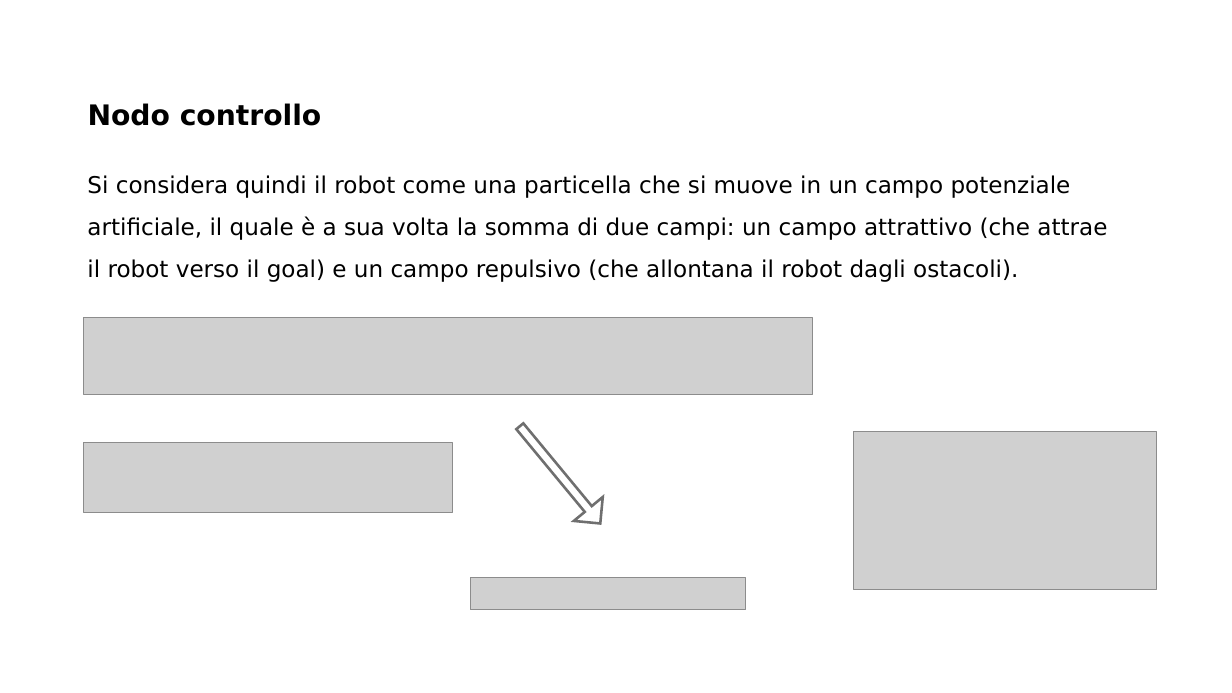
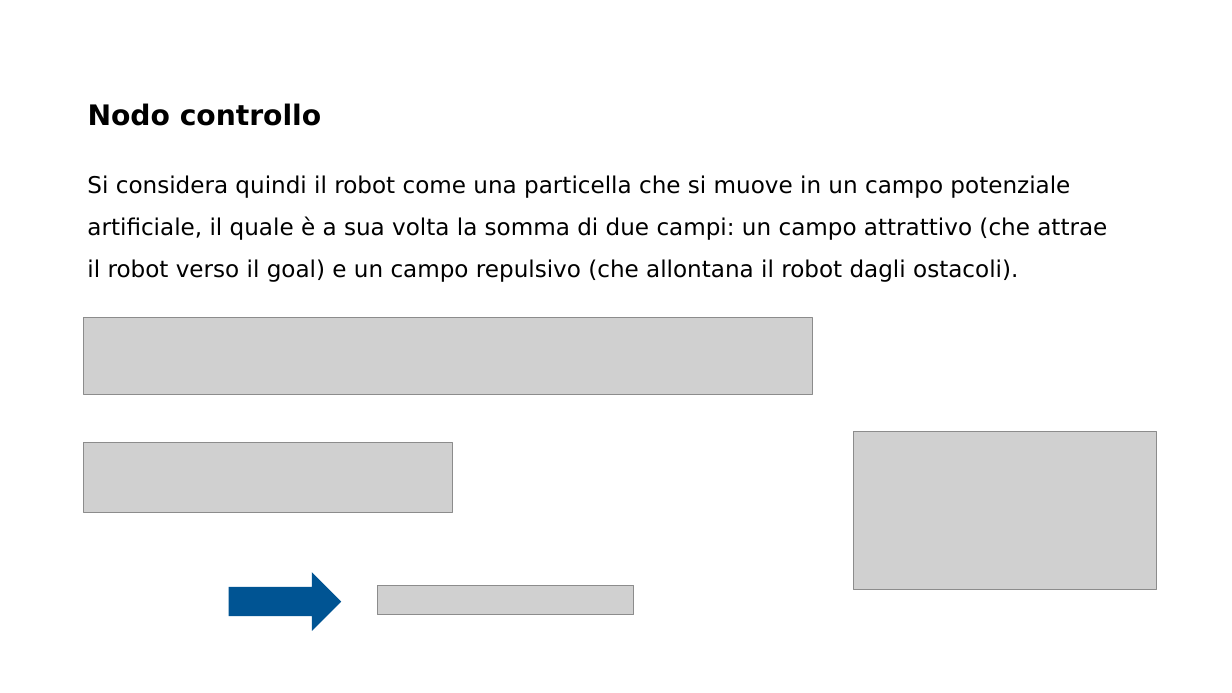
Before and after one commit to MarcoMinarelli/Rover_LabAuto, a slide deck: slide 8 of Presentazione LabAuto.pptx. Drawn at 1232x693 pixels with LibreOffice and Linux fonts; fonts in the diff are those of the drawing; grey boxes stand for pictures; background and template pictures are left out. Boxes give left, top, right and bottom in pixels: in the first picture for what was removed or moved away, otherwise in the second. Text is boxed around its words. In the diff, an @@ line names an element or a change of style, - is before the commit and + after.

```diff
--- a/Presentazione LabAuto.pptx
+++ b/Presentazione LabAuto.pptx
@@ down arrow removed at (506,415,616,536) @@
@@ right arrow added at (229,572,342,631), fill #005493 @@
@@ picture: place and size @@
-picture at (470,578,746,610)
+picture at (377,585,634,615)
```
Also in this commit, not shown: 14 other slides changed.
